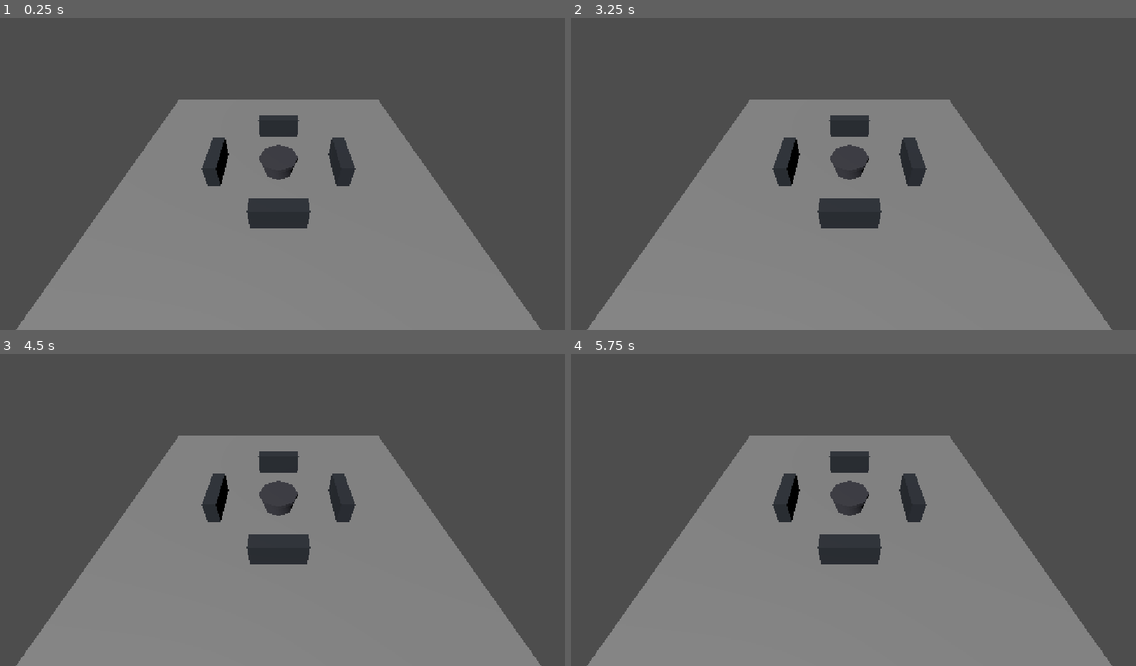
Above: before the commit, frames 1-4 (two rows, left to right).
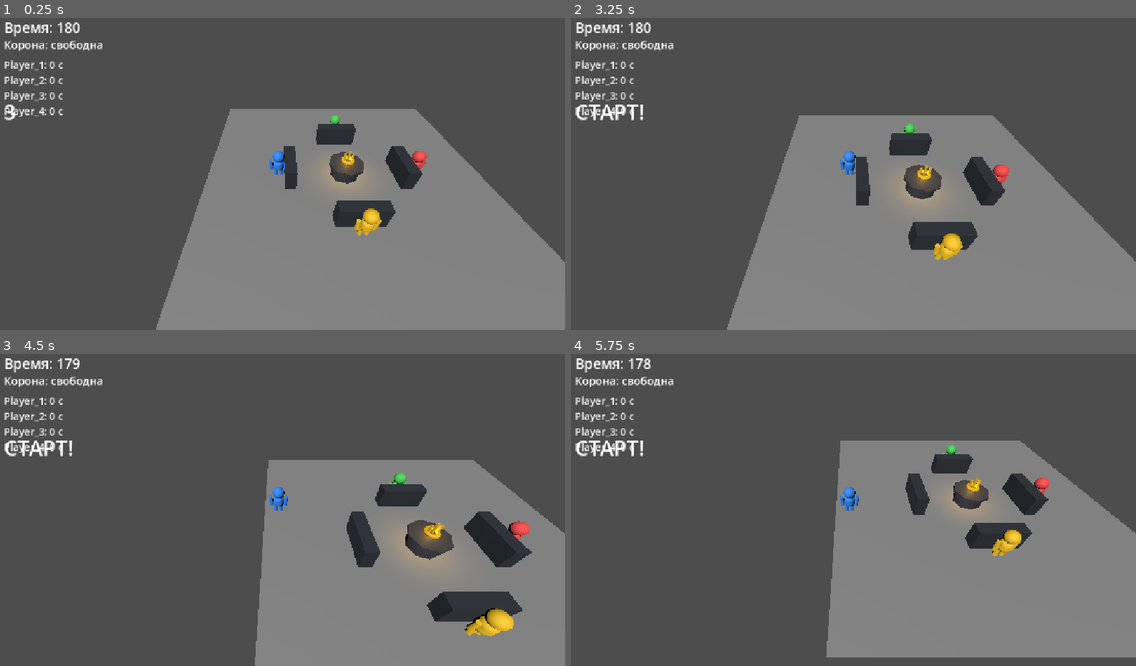
Above: after the commit, the same moments.

Repository: denisyltanovmagamed-netizen/PROJECT-01-CROWN
Game: Godot game, scene res://scenes/main/main.tscn
Same seed, same stepped clock (60 frames per second), same inputs: the game is played once before the commit and once after it.
Inputs (mouse positions are in pixels of both pictures, inside the frame that each line leads up to):
- Up to frame 1 (0.25 s): no input
- Up to frame 2 (3.25 s): tap Enter at 0.5, 2 s; move the mouse to (977, 152) at 0.52 s; hold Right (ui_right) 0.53-1.28 s; click (977, 152) at 0.67 s; tap Space at 1.25, 2.75 s; move the mouse to (734, 186) at 1.27 s; hold Down (ui_down) 1.28-2.03 s; move the mouse to (904, 99) at 2.02 s; hold Right (ui_right) 2.03-2.78 s; move the mouse to (819, 233) at 2.77 s; hold Up (ui_up) from 2.78 s (still down); click (819, 233) at 2.92 s
- Up to frame 3 (4.5 s): move the mouse to (452, 553) at 3.52 s; release Up (ui_up) at 3.53 s; hold Left (ui_left) from 3.53 s (still down); move the mouse to (107, 456) at 4.27 s
- Up to frame 4 (5.75 s): tap Enter at 5 s; move the mouse to (876, 503) at 5.02 s; release Left (ui_left) at 5.03 s; hold Down (ui_down) from 5.03 s (still down); click (876, 503) at 5.17 s

The runs differ from the first frame. In frame 1, 26% of the frame differs, in the area x 0-100%, y 1-100%; in frame 2, 27%; in frame 3, 40%; in frame 4, 38%.
Error before the commit: Parse Error: Cannot infer the type of "ray_direction" variable because the value doesn't have a set type. (res://scripts/player/player.gd:112)

Commit message:
Fix Godot 4.7 ray direction type inference

Diff:
--- a/scripts/player/player.gd
+++ b/scripts/player/player.gd
@@ -109,7 +109,7 @@
     var blocked := false
 
     for offset in [0.0, 0.65, -0.65]:
-        var ray_direction := (forward + right * offset).normalized()
+        var ray_direction: Vector3 = (forward + right * offset).normalized()
         var query := PhysicsRayQueryParameters3D.create(origin, origin + ray_direction * 1.8)
         query.collision_mask = 1
         var hit := space.intersect_ray(query)
